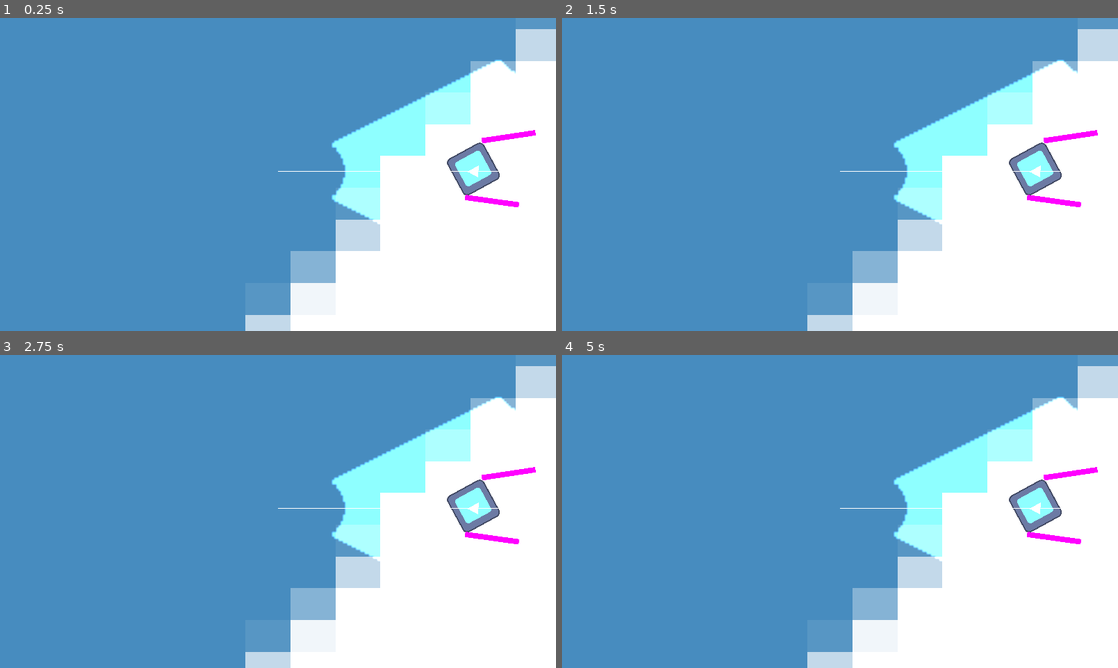
Above: before the commit, frames 1-4 (two rows, left to right).
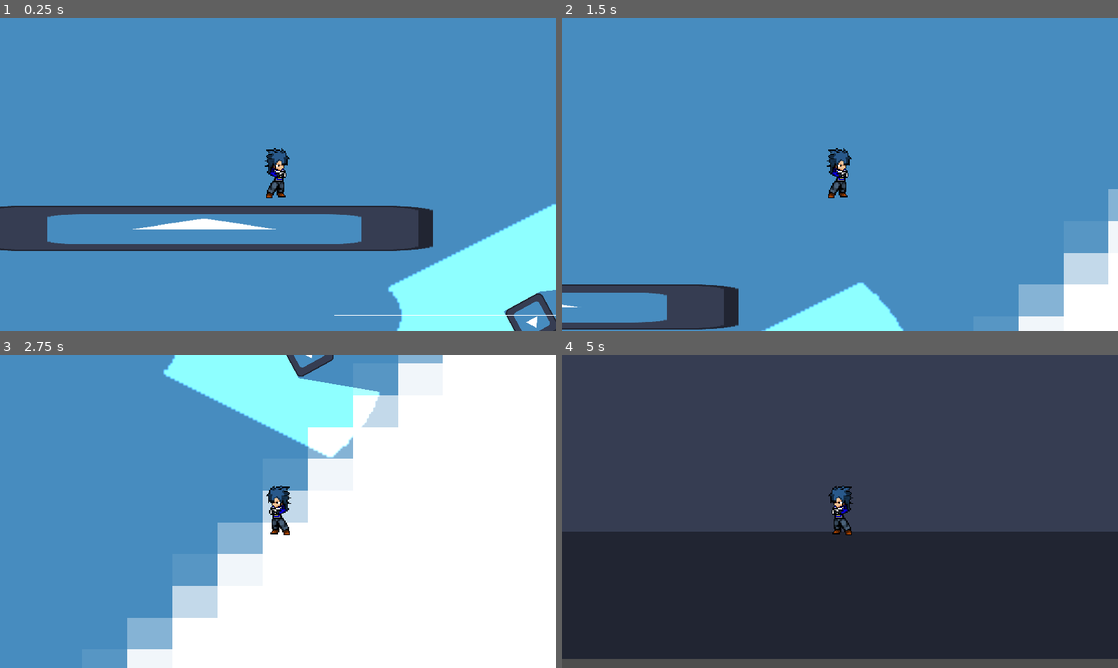
Above: after the commit, the same moments.

Repository: ChunchoMetalero/CC5408-Taller-de-Diseno-y-Desarrollo-de-Videojuegos
Game: Godot game, scene res://Linterna Profe/Luces v2.tscn
Two runs of this game, one before a commit and one after it. Both use one fixed random seed, a clock stepped at 60 frames per second and the inputs below. This scene is started directly instead of the project's main scene. The engine's default icon, where the game draws it, is replaced by a stand-in: a white triangle on a blue panel in a dark square.
Inputs:
- Up to frame 1 (0.25 s): no input
- Up to frame 2 (1.5 s): hold D (right) from 0.53 s (still down); tap Q (drop) at 0.6 s; tap W (jump) at 0.77 s; tap E (lantern) at 0.8, 1.35 s
- Up to frame 3 (2.75 s): tap W (jump) at 1.52 s; tap Space (light) at 1.55 s; release D (right) at 2.03 s; hold A (left) from 2.03 s (still down); hold Space (light) from 2.03 s (still down); tap Q (drop) at 2.3 s
- Up to frame 4 (5 s): release A (left) at 2.78 s; release Space (light) at 2.78 s; hold D (right) 2.78-4.28 s; tap Q (drop) at 2.85, 4.55 s; tap W (jump) at 3.02, 3.77, 4.52 s; tap E (lantern) at 3.05, 3.6 s; hold Space (light) 3.53-4.28 s; tap Enter at 4.25 s; hold A (left) from 4.28 s (still down); tap Space (light) at 4.35 s

The runs differ from the first frame. In frame 1, 38% of the frame differs, in the area x 0-100%, y 3-100%; in frame 2, 35%; in frame 3, 34%; in frame 4, 100%, in the area x 0-100%, y 0-100%.
Error after the commit: Cannot call method 'get_overlapping_bodies' on a null value. (res://scenes/Player.gd:27)

Commit message:
implementación luz del profe y ligero orden carpetas

Diff:
--- a/Linterna Profe/Luces v2.tscn
+++ b/Linterna Profe/Luces v2.tscn
@@ -1,8 +1,251 @@
-[gd_scene load_steps=4 format=3 uid="uid://dev10qbsghjw5"]
+[gd_scene load_steps=29 format=3 uid="uid://dev10qbsghjw5"]
 
 [ext_resource type="Texture2D" uid="uid://b3qlppn3kw1mc" path="res://icon.svg" id="1_qgk0m"]
 [ext_resource type="PackedScene" uid="uid://dwv5kn8pv8mya" path="res://Linterna Profe/luz.tscn" id="2_7cq45"]
 [ext_resource type="PackedScene" uid="uid://c1mg15ure05en" path="res://Linterna Profe/box.tscn" id="3_i04nc"]
+[ext_resource type="Script" path="res://scenes/Player.gd" id="4_26a1q"]
+[ext_resource type="Texture2D" uid="uid://crvg6knbevvu0" path="res://sprites/Char_3.png" id="5_qgj01"]
+[ext_resource type="Script" path="res://scenes/Rayo.gd" id="6_ypfg5"]
+[ext_resource type="Texture2D" uid="uid://blgsl78qdj5et" path="res://sprites/Flashlight_wide_range_sprite_sheet.png" id="7_r2hfw"]
+[ext_resource type="Texture2D" uid="uid://dtcpwet52klsn" path="res://resources/2d_lights_and_shadows_neutral_point_light.webp" id="8_2s4pg"]
+
+[sub_resource type="RectangleShape2D" id="RectangleShape2D_0wsbp"]
+size = Vector2(421, 42)
+
+[sub_resource type="Animation" id="Animation_pmpkq"]
+length = 0.001
+tracks/0/type = "value"
+tracks/0/imported = false
+tracks/0/enabled = true
+tracks/0/path = NodePath("Pivote/Sprite2D:frame")
+tracks/0/interp = 1
+tracks/0/loop_wrap = true
+tracks/0/keys = {
+"times": PackedFloat32Array(0),
+"transitions": PackedFloat32Array(1),
+"update": 1,
+"values": [79]
+}
+tracks/1/type = "value"
+tracks/1/imported = false
+tracks/1/enabled = true
+tracks/1/path = NodePath("Pivote/animacion/linterna:visible")
+tracks/1/interp = 1
+tracks/1/loop_wrap = true
+tracks/1/keys = {
+"times": PackedFloat32Array(0),
+"transitions": PackedFloat32Array(1),
+"update": 0,
+"values": [false]
+}
+tracks/2/type = "value"
+tracks/2/imported = false
+tracks/2/enabled = true
+tracks/2/path = NodePath("Pivote/animacion/linterna:frame")
+tracks/2/interp = 1
+tracks/2/loop_wrap = true
+tracks/2/keys = {
+"times": PackedFloat32Array(0),
+"transitions": PackedFloat32Array(1),
+"update": 0,
+"values": [3]
+}
+
+[sub_resource type="Animation" id="Animation_cd1yq"]
+resource_name = "drop"
+tracks/0/type = "value"
+tracks/0/imported = false
+tracks/0/enabled = true
+tracks/0/path = NodePath("Pivote/Sprite2D:frame")
+tracks/0/interp = 1
+tracks/0/loop_wrap = true
+tracks/0/keys = {
+"times": PackedFloat32Array(0),
+"transitions": PackedFloat32Array(1),
+"update": 1,
+"values": [1]
+}
+tracks/1/type = "value"
+tracks/1/imported = false
+tracks/1/enabled = true
+tracks/1/path = NodePath("Pivote/animacion/RigidBody2D:position")
+tracks/1/interp = 1
+tracks/1/loop_wrap = true
+tracks/1/keys = {
+"times": PackedFloat32Array(0.2),
+"transitions": PackedFloat32Array(1),
+"update": 0,
+"values": [Vector2(0, -0.9)]
+}
+
+[sub_resource type="Animation" id="Animation_pwjsa"]
+resource_name = "idle"
+tracks/0/type = "value"
+tracks/0/imported = false
+tracks/0/enabled = true
+tracks/0/path = NodePath("Pivote/Sprite2D:frame")
+tracks/0/interp = 1
+tracks/0/loop_wrap = true
+tracks/0/keys = {
+"times": PackedFloat32Array(0),
+"transitions": PackedFloat32Array(1),
+"update": 0,
+"values": [1]
+}
+tracks/1/type = "value"
+tracks/1/imported = false
+tracks/1/enabled = true
+tracks/1/path = NodePath("Pivote/animacion/linterna:visible")
+tracks/1/interp = 1
+tracks/1/loop_wrap = true
+tracks/1/keys = {
+"times": PackedFloat32Array(0.1),
+"transitions": PackedFloat32Array(1),
+"update": 0,
+"values": [false]
+}
+tracks/2/type = "value"
+tracks/2/imported = false
+tracks/2/enabled = true
+tracks/2/path = NodePath("Pivote/animacion/linterna:frame")
+tracks/2/interp = 1
+tracks/2/loop_wrap = true
+tracks/2/keys = {
+"times": PackedFloat32Array(0),
+"transitions": PackedFloat32Array(1),
+"update": 0,
+"values": [3]
+}
+
+[sub_resource type="Animation" id="Animation_w8ljs"]
+resource_name = "lantern"
+tracks/0/type = "value"
+tracks/0/imported = false
+tracks/0/enabled = true
+tracks/0/path = NodePath("Pivote/Sprite2D:frame")
+tracks/0/interp = 1
+tracks/0/loop_wrap = true
+tracks/0/keys = {
+"times": PackedFloat32Array(0),
+"transitions": PackedFloat32Array(1),
+"update": 0,
+"values": [1]
+}
+tracks/1/type = "value"
+tracks/1/imported = false
+tracks/1/enabled = true
+tracks/1/path = NodePath("Pivote/animacion/linterna:frame")
+tracks/1/interp = 1
+tracks/1/loop_wrap = true
+tracks/1/keys = {
+"times": PackedFloat32Array(0),
+"transitions": PackedFloat32Array(1),
+"update": 0,
+"values": [3]
+}
+tracks/2/type = "value"
+tracks/2/imported = false
+tracks/2/enabled = true
+tracks/2/path = NodePath("Pivote/animacion/linterna:visible")
+tracks/2/interp = 1
+tracks/2/loop_wrap = true
+tracks/2/keys = {
+"times": PackedFloat32Array(0),
+"transitions": PackedFloat32Array(1),
+"update": 0,
+"values": [true]
+}
+
+[sub_resource type="Animation" id="Animation_xi3su"]
+resource_name = "light"
+tracks/0/type = "value"
+tracks/0/imported = false
+tracks/0/enabled = true
+tracks/0/path = NodePath("Pivote/Sprite2D:frame")
+tracks/0/interp = 1
+tracks/0/loop_wrap = true
+tracks/0/keys = {
+"times": PackedFloat32Array(0),
+"transitions": PackedFloat32Array(1),
+"update": 0,
+"values": [79]
+}
+tracks/1/type = "value"
+tracks/1/imported = false
+tracks/1/enabled = true
+tracks/1/path = NodePath("Pivote/animacion/linterna:frame")
+tracks/1/interp = 1
+tracks/1/loop_wrap = true
+tracks/1/keys = {
+"times": PackedFloat32Array(0),
+"transitions": PackedFloat32Array(1),
+"update": 0,
+"values": [3]
+}
+tracks/2/type = "value"
+tracks/2/imported = false
+tracks/2/enabled = true
+tracks/2/path = NodePath("Pivote/animacion/linterna:visible")
+tracks/2/interp = 1
+tracks/2/loop_wrap = true
+tracks/2/keys = {
+"times": PackedFloat32Array(0.1),
+"transitions": PackedFloat32Array(1),
+"update": 0,
+"values": [true]
+}
+
+[sub_resource type="AnimationLibrary" id="AnimationLibrary_rtege"]
+_data = {
+"RESET": SubResource("Animation_pmpkq"),
+"drop": SubResource("Animation_cd1yq"),
+"idle": SubResource("Animation_pwjsa"),
+"lantern": SubResource("Animation_w8ljs"),
+"light": SubResource("Animation_xi3su")
+}
+
+[sub_resource type="AnimationNodeAnimation" id="AnimationNodeAnimation_xq0ou"]
+animation = &"drop"
+
+[sub_resource type="AnimationNodeAnimation" id="AnimationNodeAnimation_n2er5"]
+animation = &"idle"
+
+[sub_resource type="AnimationNodeAnimation" id="AnimationNodeAnimation_cv5th"]
+resource_local_to_scene = true
+animation = &"lantern"
+
+[sub_resource type="AnimationNodeAnimation" id="AnimationNodeAnimation_wygry"]
+animation = &"light"
+
+[sub_resource type="AnimationNodeStateMachineTransition" id="AnimationNodeStateMachineTransition_fpst0"]
+advance_mode = 2
+
+[sub_resource type="AnimationNodeStateMachineTransition" id="AnimationNodeStateMachineTransition_3w6al"]
+
+[sub_resource type="AnimationNodeStateMachineTransition" id="AnimationNodeStateMachineTransition_dks6p"]
+
+[sub_resource type="AnimationNodeStateMachineTransition" id="AnimationNodeStateMachineTransition_spfj4"]
+
+[sub_resource type="AnimationNodeStateMachineTransition" id="AnimationNodeStateMachineTransition_ricm4"]
+
+[sub_resource type="AnimationNodeStateMachineTransition" id="AnimationNodeStateMachineTransition_xkj76"]
+
+[sub_resource type="AnimationNodeStateMachineTransition" id="AnimationNodeStateMachineTransition_iaeuw"]
+
+[sub_resource type="AnimationNodeStateMachine" id="AnimationNodeStateMachine_ojx42"]
+states/drop/node = SubResource("AnimationNodeAnimation_xq0ou")
+states/drop/position = Vector2(525, 165)
+states/idle/node = SubResource("AnimationNodeAnimation_n2er5")
+states/idle/position = Vector2(411, 100)
+states/lantern/node = SubResource("AnimationNodeAnimation_cv5th")
+states/lantern/position = Vector2(525, 98)
+states/light/node = SubResource("AnimationNodeAnimation_wygry")
+states/light/position = Vector2(525, 20)
+transitions = ["Start", "idle", SubResource("AnimationNodeStateMachineTransition_fpst0"), "idle", "lantern", SubResource("AnimationNodeStateMachineTransition_3w6al"), "lantern", "light", SubResource("AnimationNodeStateMachineTransition_dks6p"), "light", "lantern", SubResource("AnimationNodeStateMachineTransition_spfj4"), "light", "idle", SubResource("AnimationNodeStateMachineTransition_ricm4"), "lantern", "drop", SubResource("AnimationNodeStateMachineTransition_xkj76"), "drop", "idle", SubResource("AnimationNodeStateMachineTransition_iaeuw")]
+
+[sub_resource type="CapsuleShape2D" id="CapsuleShape2D_h4ftk"]
+radius = 9.0
+height = 44.0
 
 [node name="Luces v2" type="Node2D"]
 
@@ -13,10 +256,79 @@
 metadata/_edit_lock_ = true
 
 [node name="Box" parent="." instance=ExtResource("3_i04nc")]
-position = Vector2(436, 139)
-rotation = -3.64076
+position = Vector2(267, 144)
+rotation = 2.64243
 scale = Vector2(0.3, 0.3)
 
 [node name="Luz" parent="." instance=ExtResource("2_7cq45")]
-position = Vector2(256, 141)
+position = Vector2(85, 140)
 metadata/_edit_lock_ = true
+
+[node name="Piso" type="StaticBody2D" parent="."]
+position = Vector2(-35, 60)
+metadata/_edit_group_ = true
+
+[node name="Sprite2D" type="Sprite2D" parent="Piso"]
+scale = Vector2(3.28906, 0.328125)
+texture = ExtResource("1_qgk0m")
+
+[node name="CollisionShape2D" type="CollisionShape2D" parent="Piso"]
+visible = false
+position = Vector2(-0.5, 0)
+shape = SubResource("RectangleShape2D_0wsbp")
+
+[node name="Player" type="CharacterBody2D" parent="." groups=["player"]]
+position = Vector2(33, -3)
+script = ExtResource("4_26a1q")
+metadata/_edit_group_ = true
+
+[node name="Pivote" type="Node2D" parent="Player"]
+
+[node name="Sprite2D" type="Sprite2D" parent="Player/Pivote"]
+texture = ExtResource("5_qgj01")
+hframes = 18
+vframes = 16
+frame = 79
+
+[node name="Rayo" type="RayCast2D" parent="Player/Pivote"]
+position = Vector2(0, 4)
+script = ExtResource("6_ypfg5")
+metadata/_edit_group_ = true
+
+[node name="Line2D" type="Line2D" parent="Player/Pivote"]
+position = Vector2(0, 4)
+width = 1.0
+
+[node name="animacion" type="Node2D" parent="Player/Pivote"]
+
+[node name="linterna" type="Sprite2D" parent="Player/Pivote/animacion"]
+visible = false
+position = Vector2(4.01776, -54.6273)
+scale = Vector2(0.901775, 0.863644)
+texture = ExtResource("7_r2hfw")
+centered = false
+offset = Vector2(-10, 2)
+hframes = 3
+vframes = 3
+frame = 3
+
+[node name="PointLight2D" type="PointLight2D" parent="Player/Pivote"]
+visible = false
+position = Vector2(4.115, 0)
+energy = 16.0
+texture = ExtResource("8_2s4pg")
+
+[node name="AnimationPlayer" type="AnimationPlayer" parent="Player"]
+autoplay = "idle"
+libraries = {
+"": SubResource("AnimationLibrary_rtege")
+}
+
+[node name="AnimationTree" type="AnimationTree" parent="Player"]
+tree_root = SubResource("AnimationNodeStateMachine_ojx42")
+anim_player = NodePath("../AnimationPlayer")
+
+[node name="CollisionShape2D" type="CollisionShape2D" parent="Player"]
+shape = SubResource("CapsuleShape2D_h4ftk")
+
+[node name="Camera2D" type="Camera2D" parent="Player"]
--- a/Linterna Profe/box.gd
+++ b/Linterna Profe/box.gd
@@ -6,6 +6,7 @@
 
 @onready var test_line_a: Line2D = $TestLineA
 @onready var test_line_b: Line2D = $TestLineB
+@onready var colision_sombra: CollisionPolygon2D = $Sombra/ColisionSombra
 
 func _ready() -> void:
 	test_line_a.top_level = true
@@ -18,9 +19,14 @@
 	return result
 
 func create_collision(center: Vector2, vertex_a: Vector2, vertex_b: Vector2) -> void:
-	test_line_a.clear_points()
-	test_line_a.add_point(vertex_a)
-	test_line_a.add_point(test_line_a.points[0] + center.direction_to(vertex_a) * 50)
-	test_line_b.clear_points()
-	test_line_b.add_point(vertex_b)
-	test_line_b.add_point(test_line_b.points[0] + center.direction_to(vertex_b) * 50)
+	var vertices_detectados = [vertex_a,vertex_b]
+	var paquete_vertices = PackedVector2Array()
+	paquete_vertices.append(vertex_a)
+	var largo_luz = 256
+	for vertice in vertices_detectados:
+		var angulo = atan(vertice.y/vertice.x)
+		var u = center.x + (cos(angulo) * largo_luz)
+		var w = center.y + (sin(angulo) * largo_luz)
+		paquete_vertices.append(Vector2(u,w))
+	paquete_vertices.append(vertex_b)
+	colision_sombra.polygon = paquete_vertices
--- a/Linterna Profe/box.tscn
+++ b/Linterna Profe/box.tscn
@@ -12,7 +12,7 @@
 [node name="Box" type="StaticBody2D"]
 script = ExtResource("1_x6jh8")
 
-[node name="Sprite2D" type="Sprite2D" parent="."]
+[node name="Fondo" type="Sprite2D" parent="."]
 texture = ExtResource("2_fuw2w")
 
 [node name="LightOccluder2D" type="LightOccluder2D" parent="."]
@@ -43,3 +43,9 @@
 [node name="TestLineB" type="Line2D" parent="."]
 width = 5.0
 default_color = Color(1, 0, 1, 1)
+
+[node name="Sombra" type="StaticBody2D" parent="."]
+position = Vector2(2, -1)
+
+[node name="ColisionSombra" type="CollisionPolygon2D" parent="Sombra"]
+position = Vector2(-2, 1)
--- a/Linterna Profe/luz.tscn
+++ b/Linterna Profe/luz.tscn
@@ -5,6 +5,7 @@
 [ext_resource type="Texture2D" uid="uid://b3qlppn3kw1mc" path="res://icon.svg" id="3_2so02"]
 
 [node name="Luz" type="PointLight2D"]
+shadow_enabled = true
 texture = ExtResource("1_ie7dx")
 texture_scale = 2.0
 script = ExtResource("2_7ck37")
@@ -21,6 +22,8 @@
 texture = ExtResource("3_2so02")
 
 [node name="Line2D" type="Line2D" parent="."]
+position = Vector2(-0.00387597, 0)
+scale = Vector2(0.996124, 1)
 points = PackedVector2Array(0, 0, 256, 0)
 width = 1.0
 
--- /dev/null
+++ b/scenes/Prueba.tscn
@@ -0,0 +1,24 @@
+[gd_scene load_steps=4 format=3 uid="uid://c8p61683g2lrm"]
+
+[ext_resource type="Texture2D" uid="uid://b3qlppn3kw1mc" path="res://icon.svg" id="1_r4w7s"]
+[ext_resource type="Texture2D" uid="uid://j1koo2eb8wwy" path="res://assets/cone.png" id="2_wq8ph"]
+
+[sub_resource type="OccluderPolygon2D" id="OccluderPolygon2D_l0gt8"]
+polygon = PackedVector2Array(355, 140, 355, 158, 372, 160, 372, 140)
+
+[node name="Prueba" type="Node2D"]
+
+[node name="Sprite2D" type="Sprite2D" parent="."]
+position = Vector2(342, 358)
+scale = Vector2(20.6875, 11.5859)
+texture = ExtResource("1_r4w7s")
+metadata/_edit_lock_ = true
+
+[node name="LightOccluder2D" type="LightOccluder2D" parent="."]
+position = Vector2(15, 5)
+occluder = SubResource("OccluderPolygon2D_l0gt8")
+
+[node name="PointLight2D" type="PointLight2D" parent="."]
+position = Vector2(288, 164)
+shadow_enabled = true
+texture = ExtResource("2_wq8ph")
